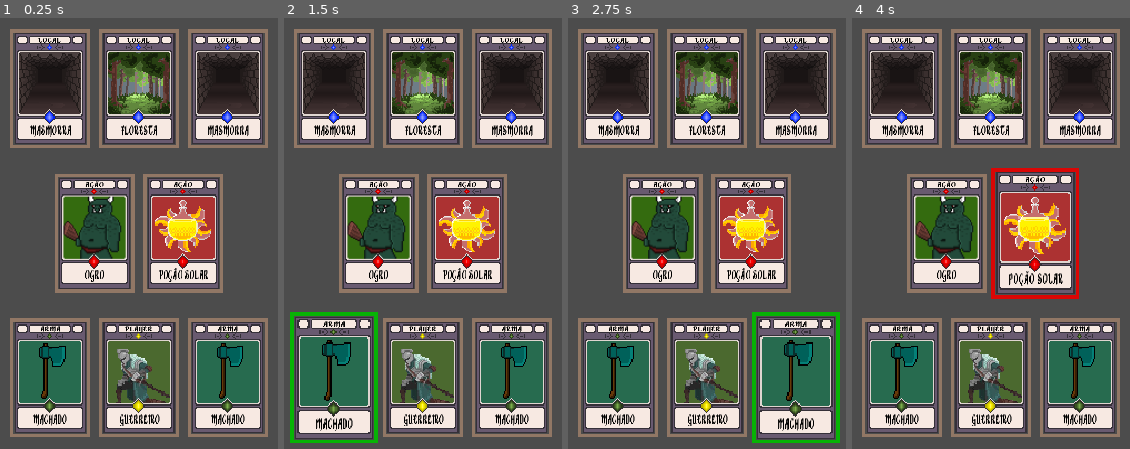
Above: before the commit, frames 1-4 (left to right).
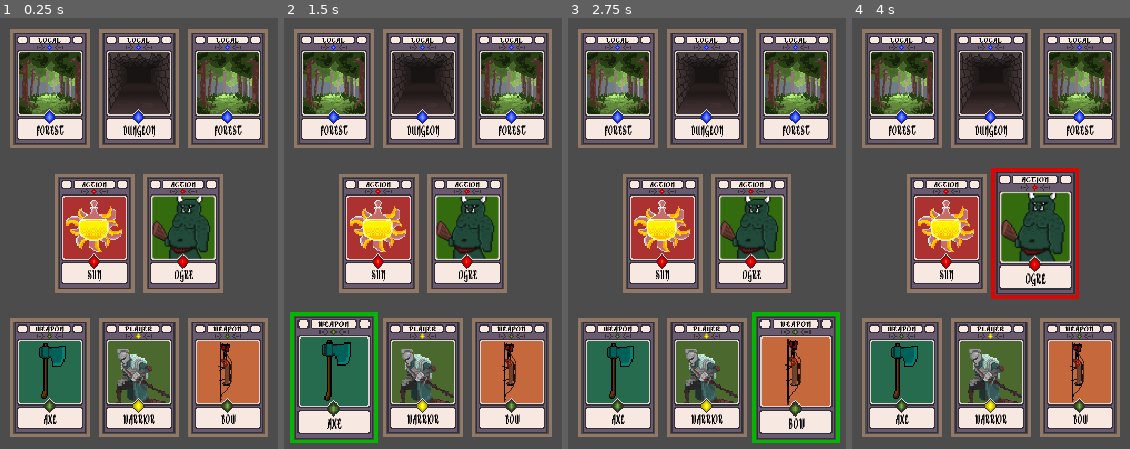
Above: after the commit, the same moments.

Repository: kdds22/Crawler-Card-RPG
Game: Godot game, scene res://scenes/MainCore.tscn
Same seed, same stepped clock (60 frames per second), same inputs: the game is played once before the commit and once after it.
Inputs (mouse positions are in pixels of both pictures, inside the frame that each line leads up to):
- Up to frame 1 (0.25 s): no input
- Up to frame 2 (1.5 s): tap Enter at 0.5 s; move the mouse to (423, 375) at 0.52 s; tap Space at 1.25 s; move the mouse to (334, 375) at 1.27 s
- Up to frame 3 (2.75 s): tap Enter at 2 s; move the mouse to (795, 375) at 2.02 s
- Up to frame 4 (4 s): tap Space at 2.75 s; move the mouse to (946, 233) at 2.77 s; tap Enter at 3.5 s; move the mouse to (1035, 233) at 3.52 s

The runs differ from the first frame. In frame 1, 20% of the frame differs, in the area x 6-94%, y 7-95%; in frame 2, 20%; in frame 3, 21%, in the area x 6-95%, y 7-96%; in frame 4, 21%.

Commit message:
Remodelagem do Sistema dos Atributos da Carta

Diff:
--- a/project.godot
+++ b/project.godot
@@ -28,8 +28,8 @@
 
 window/size/width=720
 window/size/height=405
-window/size/test_width=1920
-window/size/test_height=1080
+window/size/test_width=1366
+window/size/test_height=720
 window/stretch/mode="2d"
 window/stretch/aspect="keep"
 
--- a/scripts/CardBase.gd
+++ b/scripts/CardBase.gd
@@ -1,4 +1,21 @@
 extends RigidBody2D
+
+
+# =====================================================
+# Propriedade das Cartas
+# =====================================================
+var card_type : String
+var card_name : String
+var card_image : String
+var card_description : String
+var card_power : int
+var card_distance_goal : int
+var card_distance_special_item : int
+var card_has_item : bool
+# =====================================================
+# Fim da Propriedade das Cartas
+# =====================================================
+
 
 
 var my_moldure_color : Color
@@ -9,11 +26,19 @@
 
 
 func _ready() -> void:
+
 	print(get_parent().name+" - ",my_index_table)
 	for i in self.get_groups():
 		if i != 'root_canvas131':
 			print("Grupo da Carta -> "+i)
 	pass # func _ready
+
+
+func set_card_atributes(value : Dictionary):
+	set_name_type(value["Type"])
+	set_image_type(value["Image"])
+	set_name_desc(value["Name"])
+	pass
 
 
 #SET-GET do NOME da Carta
@@ -42,10 +67,10 @@
 #SETagem dos CRISTAIS da Carta
 func set_cristais(value : String) -> void:
 	match value:
-		"Ação":
+		"Action":
 			cristal_rect(Rect2(16,0,16,16), Rect2(16,16,16,16)) # vermelho
 			my_moldure_color = Color(1.5,.05,.05,255)
-		"Arma":
+		"Weapon":
 			cristal_rect(Rect2(32,0,16,16), Rect2(32,16,16,16)) # verde
 			my_moldure_color = Color(.05,1.5,.05,1)
 		"Local":
@@ -67,17 +92,19 @@
 
 
 
+# Referencia a Carta que esta sendo FOCADA
 func _on_CardBase_mouse_entered() -> void:
 	focused = true
-	print(focused)
+#	print(focused)
 	get_parent().scale = Vector2(1.1,1.1)
 	get_parent().self_modulate = my_moldure_color
 	pass # Replace with function body.
 
 
+# Referencia a Carta que esta sendo "DES"FOCADA
 func _on_CardBase_mouse_exited() -> void:
 	focused = false
-	print(focused)
+#	print(focused)
 	get_parent().scale = Vector2(1,1)
 	get_parent().self_modulate = Color(1,1,1)
 	pass # Replace with function body.
--- a/scripts/MainCore.gd
+++ b/scripts/MainCore.gd
@@ -22,9 +22,14 @@
 	var card_base = pre_card_base.instance()
 #	card_base.position = pos_table.position
 	var card_config = CardManager.get_card_type(str(pos_table.get_groups()[0]))
-	card_base.set_image_type(str(card_config["Image"]))
-	card_base.set_name_type(str(card_config["Type"]))
-	card_base.set_name_desc(str(card_config["Name"]))
+	print(card_config)
+
+	card_base.set_card_atributes(card_config)
+	"""
+	card_base.set_image_type(str(card_config[\"Image\"]))
+	card_base.set_name_type(str(card_config[\"Type\"]))
+	card_base.set_name_desc(str(card_config[\"Name\"]))
+	"""
 	card_base.add_to_group(str(pos_table.get_groups()[0]))
 	card_base.my_index_table = pos_table.get_index()
 
--- a/scripts/global/CardManager.gd
+++ b/scripts/global/CardManager.gd
@@ -49,18 +49,23 @@
 
 	# Retorna a imagem de uma ARMA
 	if value == "leftArm" or value == "rightArm":
-		var weapon = CoreSystemManager.random_weapon()
+
+		"""
+		var weapon = random_weapon()
 		match weapon:
 			"Bow":
 				return card_weapon_bow
 			"Axe":
 				return card_weapon_axe
-
+		"""
+		return random_weapon()
 		pass # if value Arm
 
 	# Retorna a imagem de um INIMIGO ou uma POCAO
 	if value == "leftAction" or value == "rightAction":
-		var action = CoreSystemManager.random_action()
+
+		"""
+		var action = random_action()
 		match action:
 			"Ogre":
 				return card_monster_ogre
@@ -68,25 +73,94 @@
 				return card_potion_moon
 			"Sun":
 				return card_potion_sun
-
+		"""
+		return random_action()
 		pass # if value Action
 
 	# Retorna a imagem de um LOCAL [Floresta ou Dungeon]
 	if value == "leftMove" or value == "rightMove" or value == "middleMove":
-		var local = CoreSystemManager.random_local()
+		"""
+		var local = random_local()
 		match local:
 			"Dungeon":
 				return card_local_dungeon
 			"Forest":
 				return card_local_forest
-
+		"""
+		return random_local()
 		pass # if value Move
 
 	# Retorna a imagem do personagem [Guerreiro, Mago, Ladino], setado previamente numa variavel Global
 	if value == "player":
-		return card_player_warrior
+		return random_player()
 
 		pass # if value player
 
 
 	pass # func get_card_type
+
+
+#################################
+# Array_Default = [Tipo, Nome, Imagem]
+#################################
+# Retorna uma Arma aleatoria
+func random_weapon() -> Dictionary:
+	var type := "Weapon"
+	var name : String
+	var image : String
+	var weapon_chance = CoreSystemManager.get_chance()
+	if weapon_chance < 50:
+		name = "Bow"
+		image = image_item_weapon[0]
+	elif weapon_chance >= 50:
+		name = "Axe"
+		image = image_item_weapon[1]
+	return {"Type" : type, "Name" : name, "Image" : image}
+	#pass # func random_weapon
+
+# Retorna uma Ação (Monstro/Poção) aleatoria
+func random_action() -> Dictionary:
+	var type := "Action"
+	var name : String
+	var image : String
+	var action_chance = CoreSystemManager.get_chance()
+	if action_chance < 60:
+		name = "Ogre"
+		image = image_action_monster[0]
+	elif action_chance >= 50:
+		var potion_chance = CoreSystemManager.get_chance()
+		if potion_chance < 50:
+			name = "Moon"
+			image = image_action_potion[0]
+		elif potion_chance >= 50:
+			name = "Sun"
+			image = image_action_potion[1]
+	return {"Type" : type, "Name" : name, "Image" : image}
+	#pass # func random_action
+
+# Retorna um Local aleatorio
+func random_local() -> Dictionary:
+	var type := "Local"
+	var name : String
+	var image : String
+	var local_chance = CoreSystemManager.get_chance()
+	if local_chance < 50:
+		name = "Dungeon"
+		image = image_local[0]
+	elif local_chance >= 50:
+		name = "Forest"
+		image = image_local[1]
+	return {"Type" : type, "Name" : name, "Image" : image}
+	#pass # func random_local
+
+
+# Retorna um Personagem Aleatório
+func random_player() -> Dictionary:
+	var type := "Player"
+	var name : String
+	var image : String
+	var player_chance = CoreSystemManager.get_chance()
+	if player_chance >= 0:
+		name = "Warrior"
+		image = image_player[0]
+	return {"Type" : type, "Name" : name, "Image" : image}
--- a/scripts/global/CoreSystemManager.gd
+++ b/scripts/global/CoreSystemManager.gd
@@ -1,39 +1,17 @@
 extends Node
 
 
+var local_qtd : int = 0
+
 # Simula um dado de 100 lados [D100]
-func get_chance():
+func get_chance() -> int:
 	return int(rand_range(1,100))
 	pass # func get_chance
 
 
-# Retorna uma Arma aleatoria
-func random_weapon():
-	var weapon_chance = get_chance()
-	if weapon_chance < 50:
-		return "Bow"
-	elif weapon_chance >= 50:
-		return "Axe"
-	pass # func random_weapon
-
-# Retorna uma Ação (Monstro/Poção) aleatoria
-func random_action():
-	var action_chance = get_chance()
-	if action_chance < 60:
-		return "Ogre"
-	elif action_chance >= 50:
-		var potion_chance = get_chance()
-		if potion_chance < 50:
-			return "Moon"
-		elif potion_chance >= 50:
-			return "Sun"
-	pass # func random_action
-
-# Retorna um Local aleatorio
-func random_local():
-	var local_chance = get_chance()
-	if local_chance < 50:
-		return "Dungeon"
-	elif local_chance >= 50:
-		return "Forest"
-	pass # func random_local
+# Retorna a possibilidade de ser um Cenario ou um Item
+func get_local_or_item() -> String:
+	if get_chance() <= 70:
+		return "Local"
+	else: return "Item"
+	pass # func get_local_or_item
